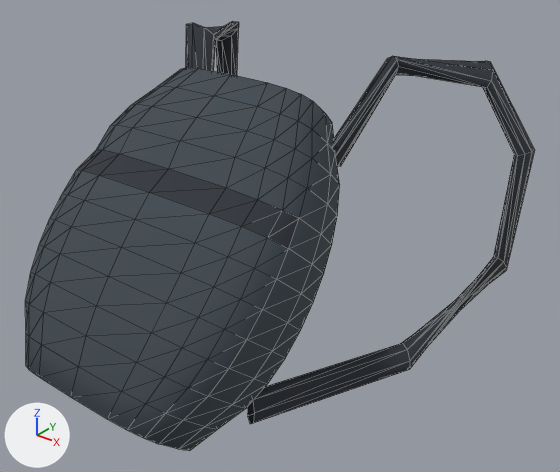
Renders of the glTF model assets/models/rider_backpack.glb from each side of a commit.
The view is the same before and after, from a camera (50 mm lens) standing at (0.352, -0.301, 0.535) and looking at (0.028, 0.103, 0.285). Arrows for +X, +Y and +Z are at lower left; the lights stay in place. The first picture is the older version. Mesh edges are drawn as thin lines. Vertices at exactly the same position are counted once.

In view in the first picture: 'rider_backpack'.
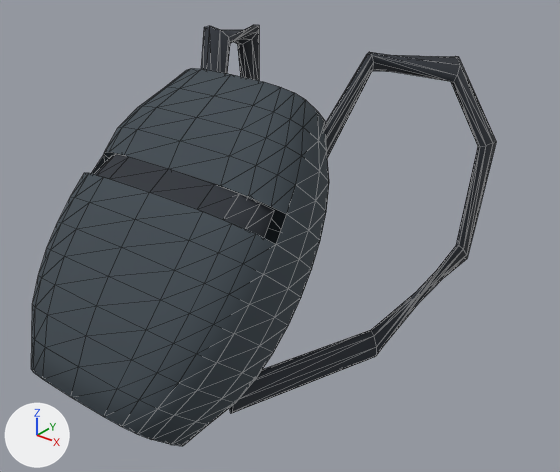
Boxes [x1, y1, x2, y2] around the edits, measured in the pictures (560 x 472 px; the box of a moved part takes in the faces that stretch with it):
'rider_backpack', reshaped (9% narrower)
    before: [25, 21, 535, 451]
    after: [31, 25, 496, 446]
part 1 of me_rider_backpack_002, moved or reshaped
    before: [186, 21, 239, 76]
    after: [201, 25, 259, 81]
part 2 of me_rider_backpack_002, moved or reshaped
    before: [247, 56, 535, 424]
    after: [229, 52, 496, 413]
part 3 of me_rider_backpack_002, added
    after: [94, 154, 275, 238]
part 4 of me_rider_backpack_002, moved or reshaped
    before: [71, 75, 339, 451]
    after: [71, 75, 329, 446]
part 5 of me_rider_backpack_002, moved or reshaped
    before: [25, 67, 231, 397]
    after: [31, 68, 248, 397]

The change, as a diff of the scene's bpy script:
```diff
--- a/assets/models/rider_backpack.glb.py
+++ b/assets/models/rider_backpack.glb.py
@@ me_rider_backpack_002 @@
 # used by ob_rider_backpack; location = (0.0, 0.0, 0.0)
-me_rider_backpack_002.from_pydata(...)  # 374 vertices, 712 faces; spans x -0.164..0.164, y -0.073..0.257, z 0.186..0.42
+me_rider_backpack_002.from_pydata(...)  # 392 vertices, 712 faces; spans x -0.131..0.131, y -0.073..0.257, z 0.186..0.42
+# me_rider_backpack_002 part 1: the loose piece of 56 vertices spanning x -0.164..-0.059, y -0.002..0.257, z 0.205..0.42 is scaled about the mesh origin by (0.8, 1, 1)
+# me_rider_backpack_002 part 2: the loose piece of 56 vertices spanning x 0.059..0.164, y -0.002..0.257, z 0.205..0.42 is scaled about the mesh origin by (0.8, 1, 1)
+# me_rider_backpack_002 part 3: a new loose piece of 18 vertices spanning x -0.078..0.078, y 0.005..0.038, z 0.327..0.355, in mat_backpack_strap (dark grey #2b3038)
+# me_rider_backpack_002 part 4: 117 vertices removed from x 0.031..0.102, y -0.072..0.13, z 0.187..0.404; 117 vertices added at x 0.028..0.092, y -0.072..0.13, z 0.187..0.404
+# me_rider_backpack_002 part 5: 117 vertices removed from x -0.102..-0.031, y -0.072..0.13, z 0.187..0.404; 117 vertices added at x -0.092..-0.028, y -0.072..0.13, z 0.187..0.404
 me_rider_backpack_002.materials.append(mat_backpack)
```
